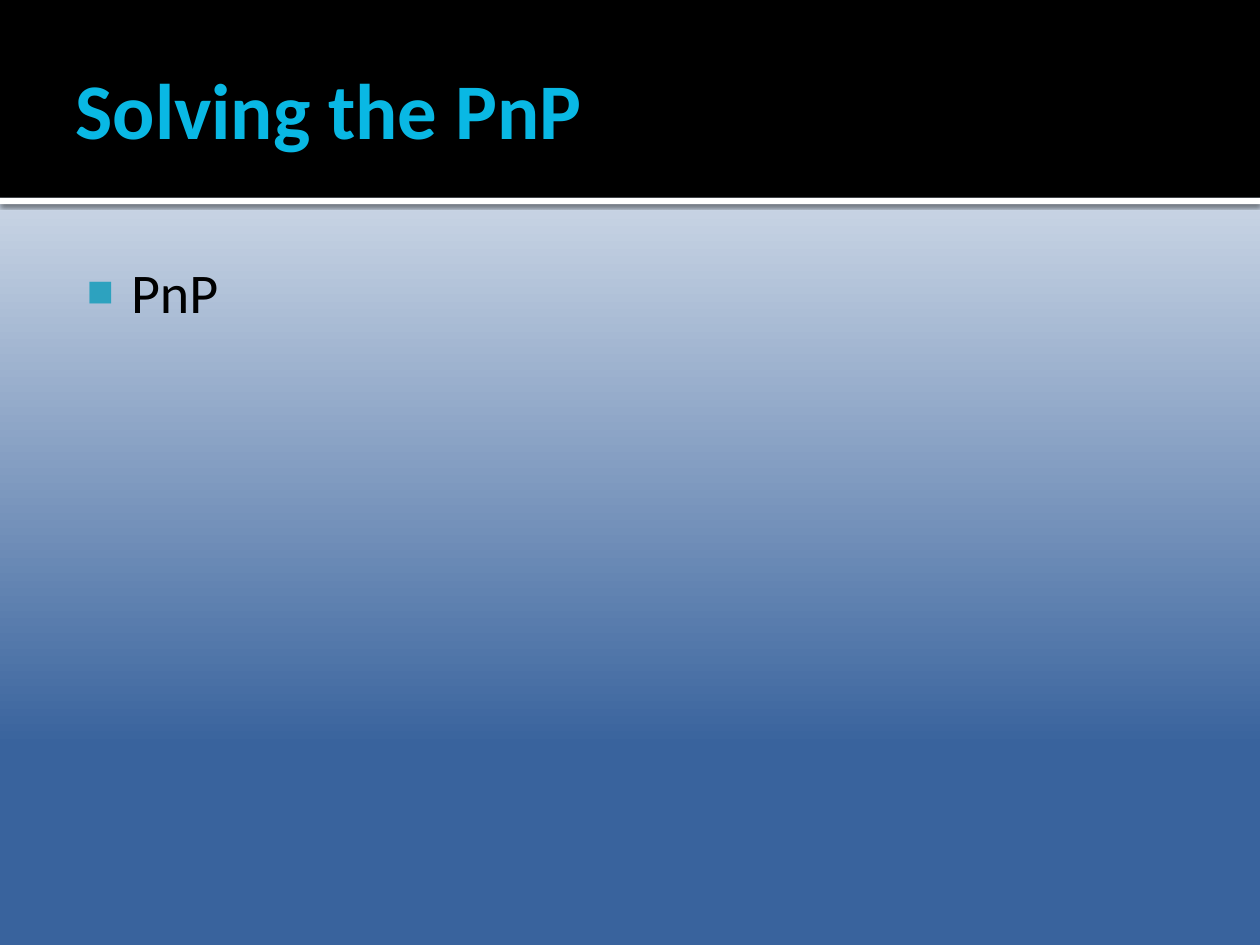
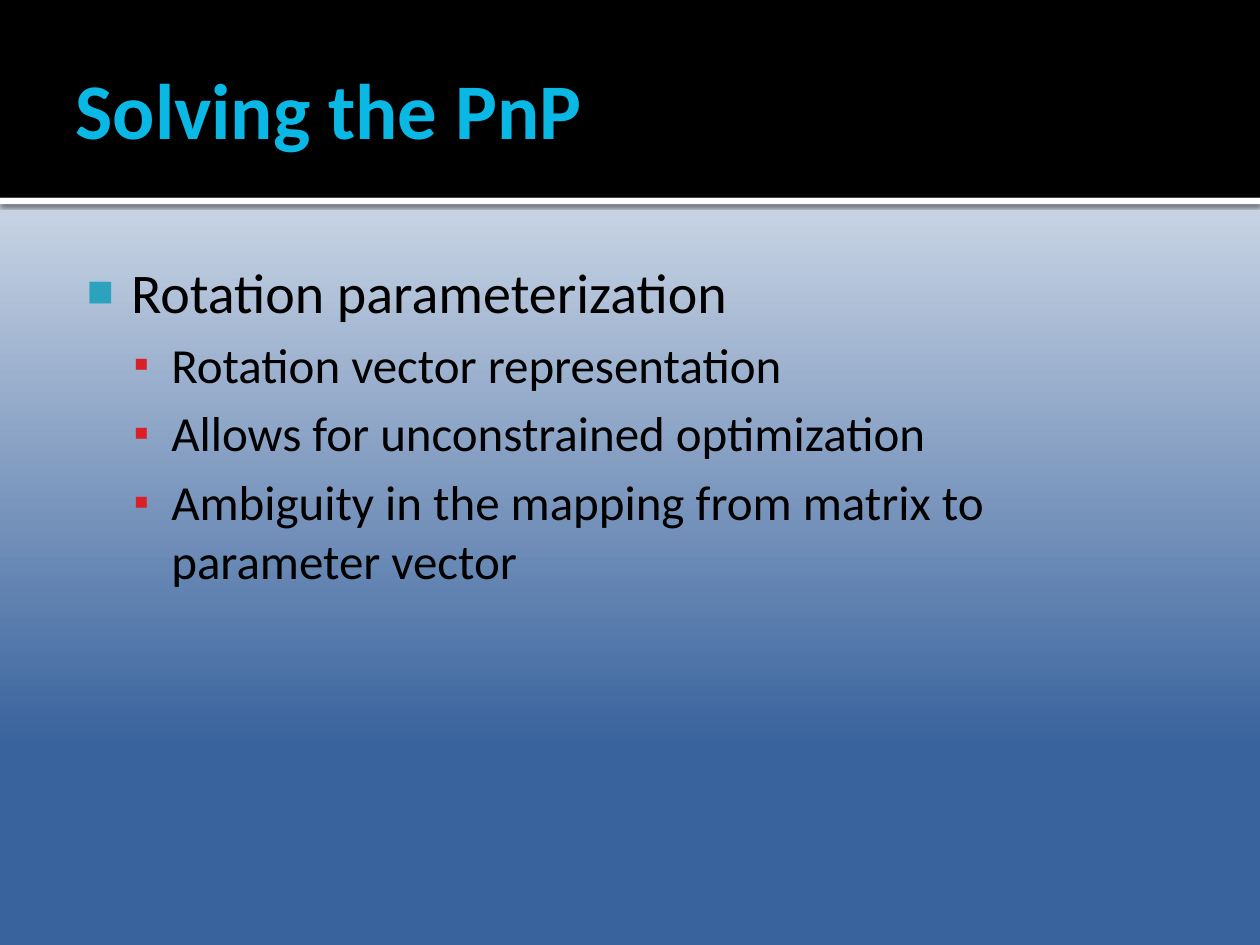
Before and after one commit to Epipolarna/Tracking, a slide deck: slide 10 of 3D Reconstruction/Documentation/TSBB15prez.pptx. Drawn at 1260x945 pixels with LibreOffice and Linux fonts; fonts in the diff are those of the drawing. Boxes give left, top, right and bottom in pixels: in the first picture for what was removed or moved away, otherwise in the second. Text is boxed around its words. In the diff, an @@ line names an element or a change of style, - is before the commit and + after.

```diff
--- a/3D Reconstruction/Documentation/TSBB15prez.pptx
+++ b/3D Reconstruction/Documentation/TSBB15prez.pptx
@@ text at <box>131,274,984,587</box>: text changed; size 32 to 28 pt @@
-■ PnP
+■ Rotation parameterization
+  ▪ Rotation vector representation
+  ▪ Allows for unconstrained optimization
+  ▪ Ambiguity in the mapping from matrix to parameter vector
```
Also in this commit, not shown: 1 slide added, 1 slide removed.
